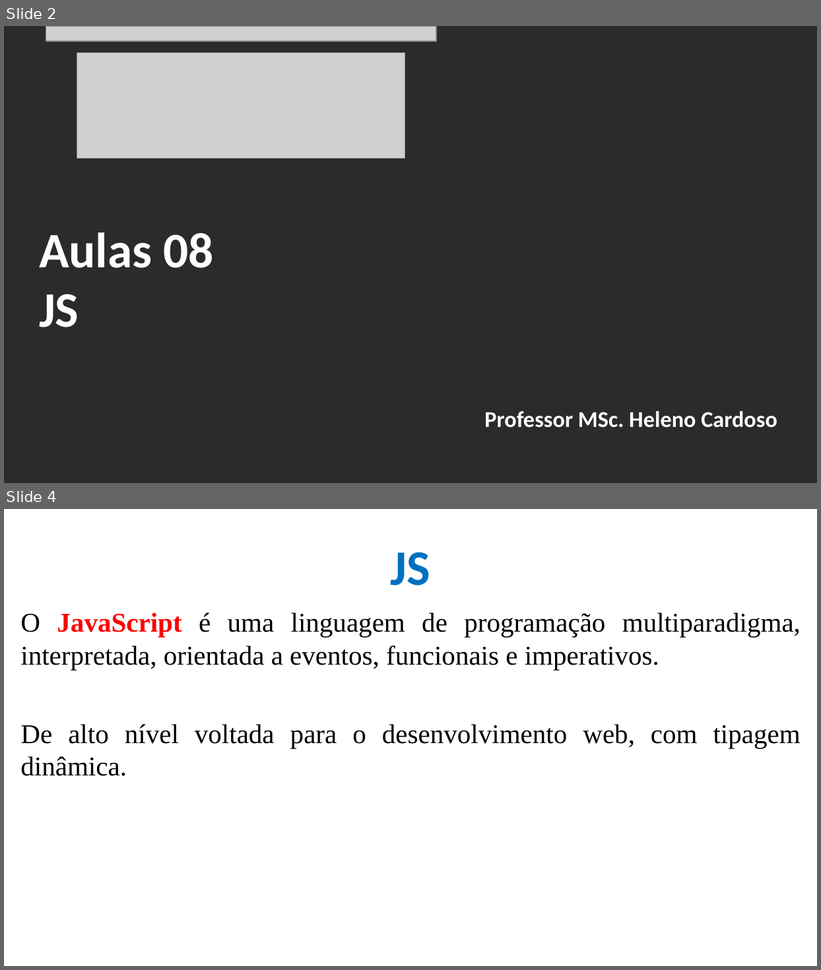
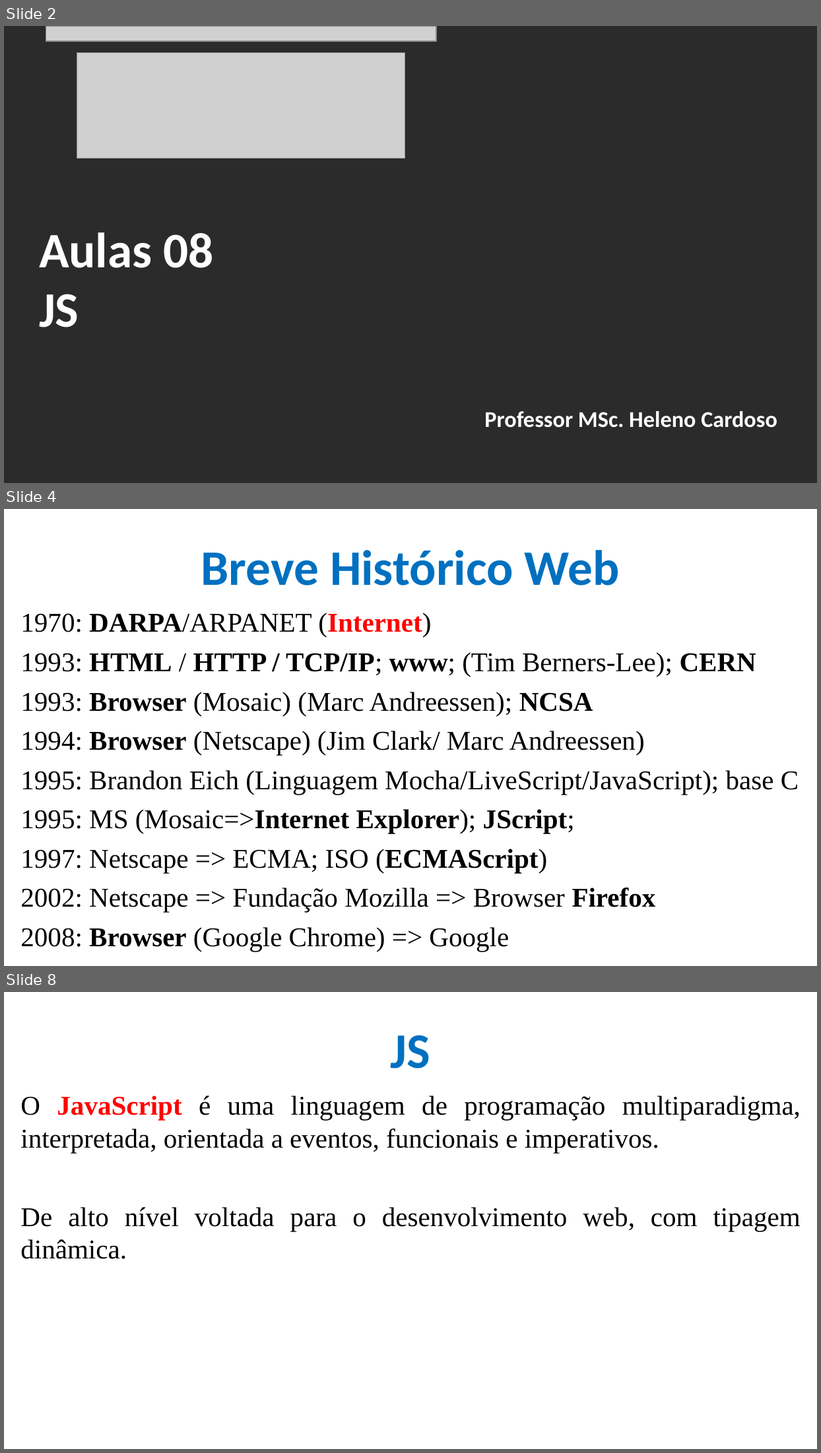
Before and after one commit to CloudEducationBrazil/WydenDesenvolvimentoWebPHP, a slide deck: 01 Classes/Aula 08 Desenvolvimento Web PHP - JS.pptx. Shown one above the other, each under a label of ours: slides 2 and 4 before the commit, slides 2, 4 and 8 after it; the slides between them are not shown. The pictures are 821x970 and 821x1453 pixels, drawn with LibreOffice and Linux fonts; fonts in the diff are those of the drawing; grey boxes stand for pictures; background and template pictures are left out; a plain dark background stands for a picture behind light text. Boxes give left, top, right and bottom in pixels: in the first picture for what was removed or moved away, otherwise in the second. Text is boxed around its words. In the diff, an @@ line names an element or a change of style, - is before the commit and + after.

```diff
--- a/01 Classes/Aula 08 Desenvolvimento Web PHP - JS.pptx
+++ b/01 Classes/Aula 08 Desenvolvimento Web PHP - JS.pptx
@@ slide 4 added at <box>4,509,817,966</box>, background picture (left out) @@
@@ title added at <box>201,550,620,586</box>, 44 pt, text #0070C0, bold @@
+Breve Histórico Web
@@ text added at <box>20,613,799,952</box>, 24 pt, text #000000 @@
+1970: DARPA/ARPANET (Internet)
+1993: HTML / HTTP / TCP/IP; www; (Tim Berners-Lee); CERN
+1993: Browser (Mosaic) (Marc Andreessen); NCSA
+1994: Browser (Netscape) (Jim Clark/ Marc Andreessen)
+1995: Brandon Eich (Linguagem Mocha/LiveScript/JavaScript); base C
+1995: MS (Mosaic=>Internet Explorer); JScript;
+1997: Netscape => ECMA; ISO (ECMAScript)
+2002: Netscape => Fundação Mozilla => Browser Firefox
+2008: Browser (Google Chrome) => Google
@@ what was slide 4 is now slide 8 @@
```
Also in this commit, not shown: 1 slide changed, 3 other slides added, 1 other file.
